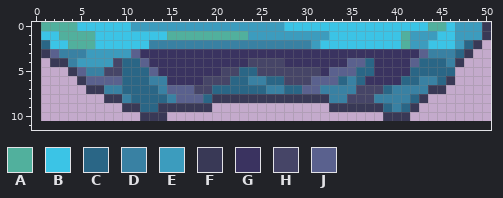
Pixel-art sprite -- Assets/Bosses/SquidBoss/IcePlatformSmall.png. That is the earlier state.
The file is 100x22 pixels, drawn in blocks of 2x2; one block is one cell here. The old version is drawn lined up with the new one, on the new canvas.
Palette (. is transparent): A #51b09d  B #3bc4e6  C #2a6686  D #3981a3  E #3c9cbe  F #393956  G #3a3360  H #464567  J #5a618e
Pixels before, first column x 1:
 0 AAAABBBBBBEEEEEEEEEEEEEEEEEBBBBBBBBBBBBBBBBAABEEEF
 1 BBAAAABBBBBBBBAAAAAAAAAEEEEEEEEEBBBBBBBBAEEEBBEEEF
 2 CBBAAABBBBBBDDDDDDDDDDDDDDDDDDEBBBBBBBBBAEEBBBECF.
 3 FJDDDEEEEEJGGGGGGGGGGGGGGGGGGGGGGGGGGGGGGGJDDDCF..
 4 .FFDEEEEHCCJGGGGGGGGGGGHHHHGGGGGGGJJCGGGGJCCCDF...
 5 ...FJDDHHCCCJGGGGGGGHHCCHHHHHHHGJJJCCGGGGCCCCC....
 6 ....FJJJJCCCDDGGGGHHHCCDDCCHHHJJJCDCGGGGCCDDCF....
 7 .....FFDDCCCCDJJJHHCCCCCCDDCCJJDDDDHHHCDDDDFF.....
 8 .......FFDCCCCDJJJCFFFFFFFFFFFFFDDHHHDDDDCF.......
 9 .........FFCCFFFFFF.............FFFFFFCDCF........
10 ...........FFF........................FFF.........
And afterwards:
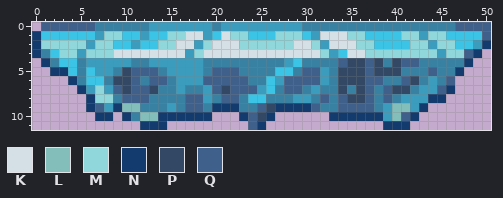
Colours new in this view: K #d5dfe6  L #84bebb  M #90d7db  N #133b6d  P #324865  Q #3f608a
The exact change:
canvas 50x11 -> 51x12, the old top-left corner now at 1,0
Changed rows in their new state; - is an unchanged pixel.
first column x 0:
 0 -QQQQQQDDDDDD-------D-------EEDDDDDDDDDDDDDDDDDQQQQ
 1 N--BBBBEMM--E--MMKKEBKMMBBBMMMB-KKKMM----MM-MM-BBBQ
 2 NMMMMMEMM--E-BMMKKEMKKKMMMMMMKKMEKKKMM---BMMEMMBBEN
 3 NDBMMEMMMKKKKKKKKEMKKKKKKKKKKKKKMEBKKMMMMMMMMEMMQN-
 4 -NDBBD---EEDDEEEEEEDDDDDDDDDEBDDDDQPPQPDPQQDDD-DN--
 5 --NNBDBEEDPQQQDEEEEDQQQDDDDBBDQQEDPPPQPPPDDDQDDN---
 6 ----NDBBDPPQDQQDEEEQQQQQ--BEQQQQEDPPPQQDDQP-EDQ----
 7 -----NEMEQPQQP-DEDDEQPQQQEB-QQDE--P-PQDQPP-EEQN----
 8 ------NMMDQQQDD-DQQEDQQDBBDDDEEDQ-QPPQ-Q-EEENN-----
 9 ------NQENLLDDDEDQQDNNNDDQPNNNNQDDQQQQDELLEN-------
10 -------NN-NDLLNNNNNN---NQPN------NNNNNNELQN--------
11 ------------NNN---------QN-------------NNN---------
Where, in picture pixels (left, top, right, bottom), the same in both pictures:
changed: (32, 22, 491, 130)
